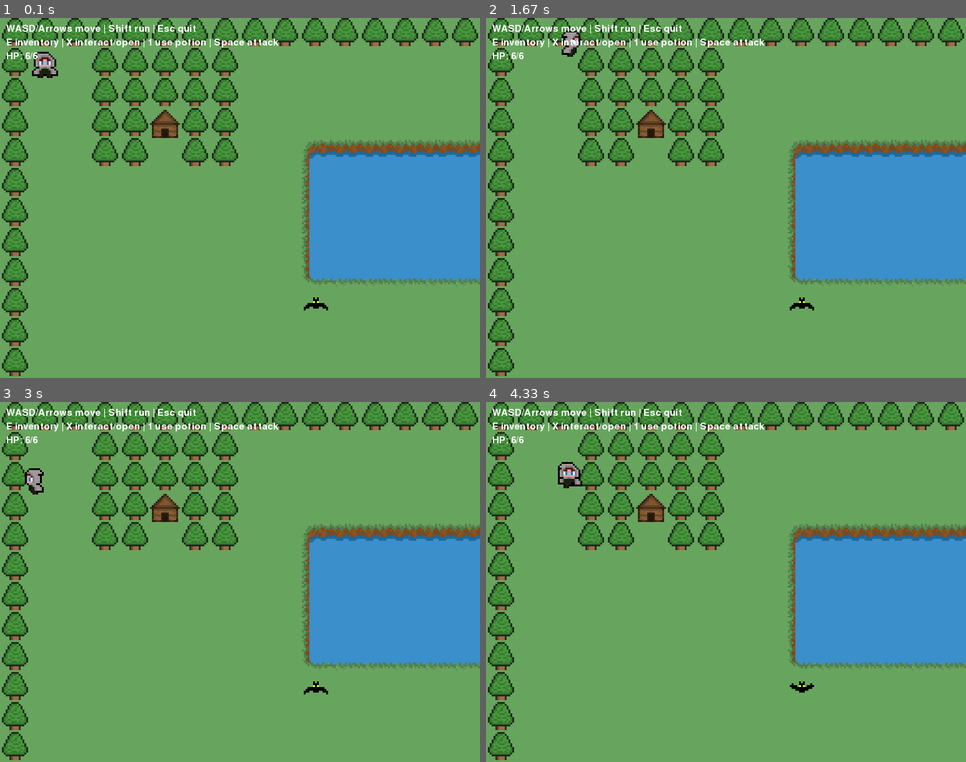
Above: before the commit, frames 1-4 (two rows, left to right).
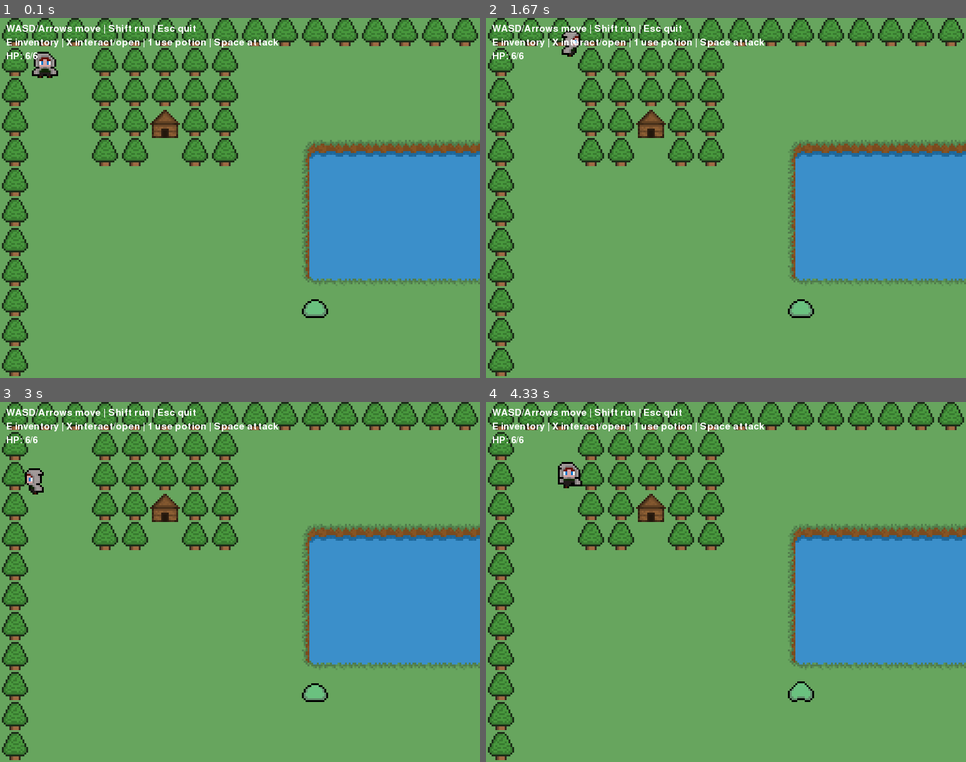
Above: after the commit, the same moments.

Repository: PixelVearn/mypygames
Game: pygame game, started from main.py
The game is run twice, just before and just after one commit, with the same random seed, the same clock (stepped at 60 frames per second) and the same inputs.
Inputs:
- Up to frame 1 (0.1 s): no input
- Up to frame 2 (1.67 s): hold Right 0.33-0.8 s; hold Up 0.83-1.13 s; hold Right 1.17-1.63 s
- Up to frame 3 (3 s): hold Left 1.67-2.2 s; hold Down 2.23-2.53 s; hold Left 2.57-2.97 s
- Up to frame 4 (4.33 s): hold Up 3-3.37 s; hold Right 3.4-4.03 s; hold Down from 4.07 s (still down)

The runs differ from the first frame. In frame 1, 0.2% of the frame differs, in the area x 62-69%, y 77-84%; in frame 2, 0.2%; in frame 3, 0.2%; in frame 4, 0.2%.

Commit message:
Remove bats from map1

Diff:
--- a/asset_setter.py
+++ b/asset_setter.py
@@ -37,8 +37,7 @@
     if map_name == "map.txt":
         spawn_player = (1, 1)
         objects[(5, 3)] = "h"
-        bat_tiles = [(10, 9)]
-        slime_tiles = [(18, 14)]
+        slime_tiles = [(18, 14),(10, 9)]
         orc_tiles = [(28, 10)]
     elif map_name == "house.txt":
         objects[(8, 2)] = "t"
